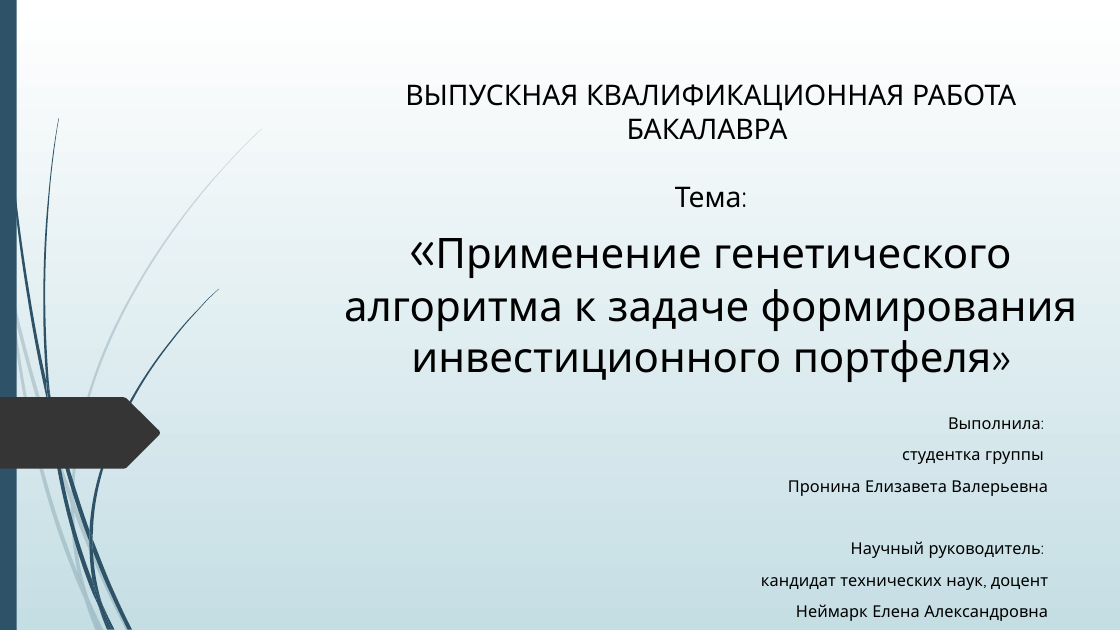
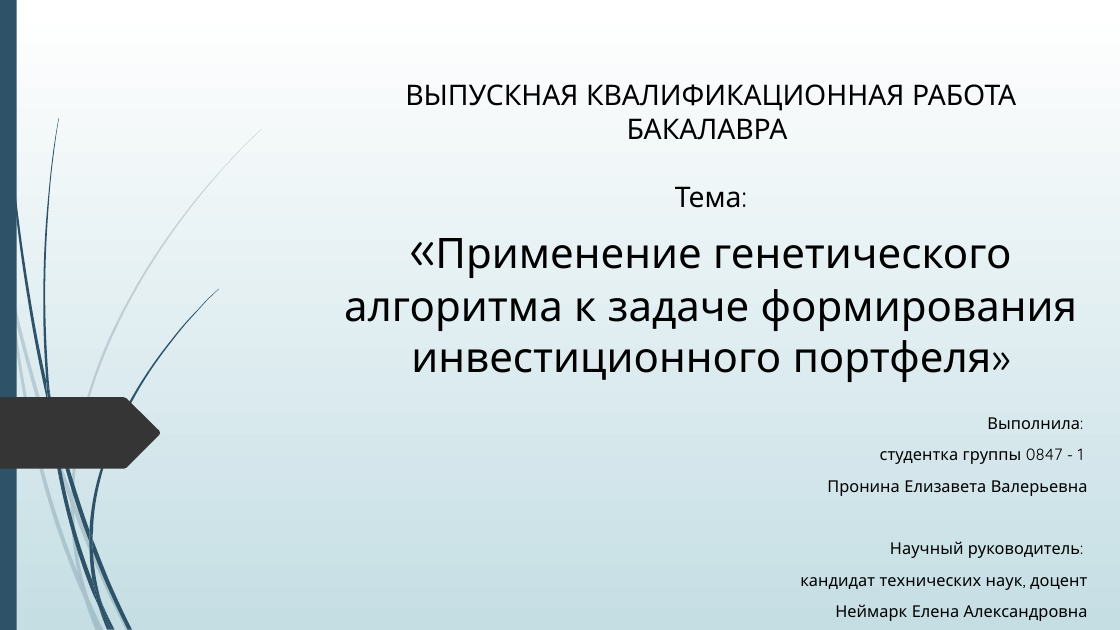
Before and after one commit to ElizJogar/Knapsack-Problems, a slide deck: slide 1 of diploma.pptx. Drawn at 1120x630 pixels with LibreOffice and Linux fonts; fonts in the diff are those of the drawing; background and template pictures are left out. Boxes give left, top, right and bottom in pixels: in the first picture for what was removed or moved away, otherwise in the second. Text is boxed around its words. In the diff, an @@ line names an element or a change of style, - is before the commit and + after.

```diff
--- a/diploma.pptx
+++ b/diploma.pptx
@@ subtitle at bbox=[880, 448, 1083, 464]: text changed @@
-студентка группы
+студентка группы 0847 - 1
```
Also in this commit, not shown: 7 other slides changed, 1 slide added, 1 slide removed, 3 other files.
